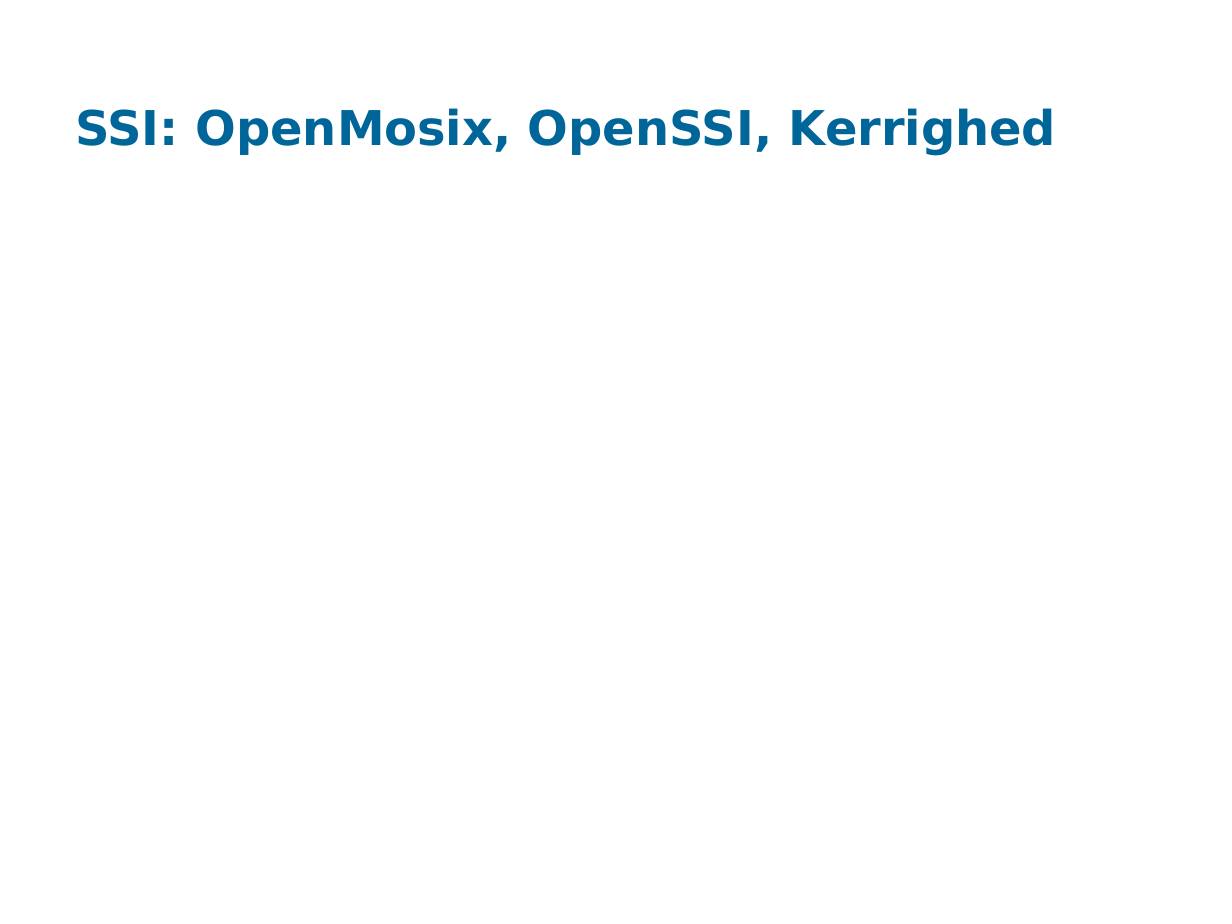
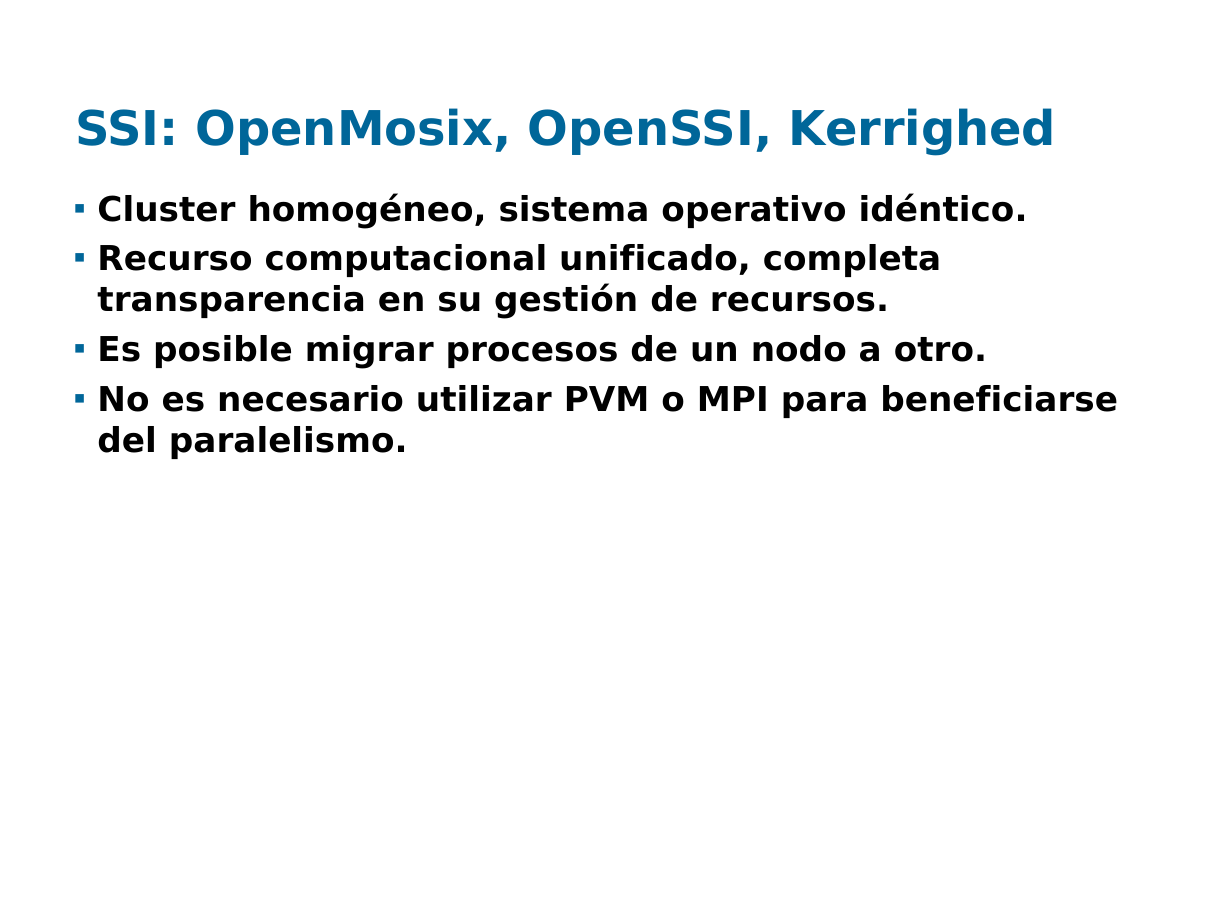
Before and after one commit to santiago-iturriaga/pgruso2007, a slide deck: slide 4 of Documentacion/Presentación Fenton - Santiago.ppt. Drawn at 1232x924 pixels with LibreOffice and Linux fonts; fonts in the diff are those of the drawing; background and template pictures are left out. Boxes give left, top, right and bottom in pixels: in the first picture for what was removed or moved away, otherwise in the second. Text is boxed around its words. In the diff, an @@ line names an element or a change of style, - is before the commit and + after.

```diff
--- a/Documentacion/Presentación Fenton - Santiago.ppt
+++ b/Documentacion/Presentación Fenton - Santiago.ppt
@@ text added at <box>97,193,1118,459</box>, 20 pt, text #000000, bold @@
+▪ Cluster homogéneo, sistema operativo idéntico.
+▪ Recurso computacional unificado, completa transparencia en su gestión de recursos.
+▪ Es posible migrar procesos de un nodo a otro.
+▪ No es necesario utilizar PVM o MPI para beneficiarse del paralelismo.
```
Also in this commit, not shown: 1 other slide changed.
